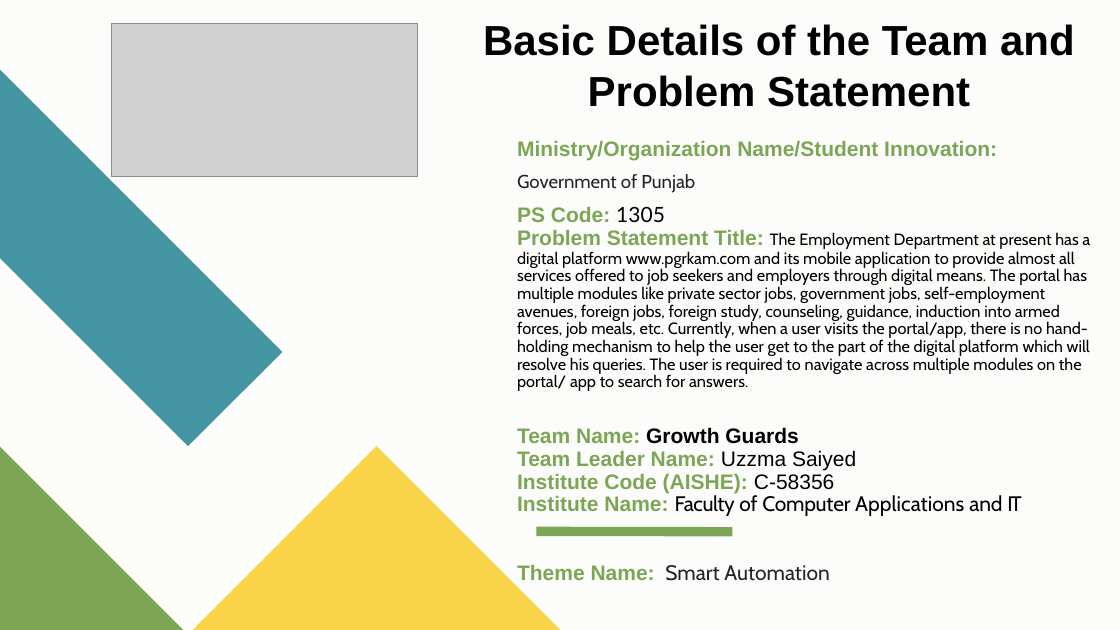
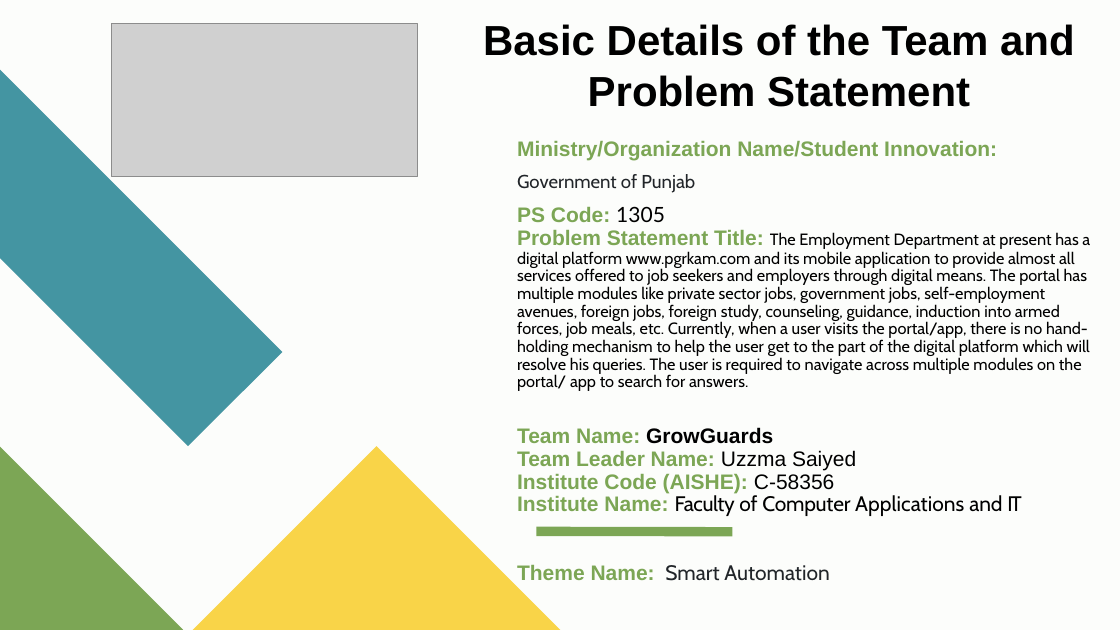
Before and after one commit to smit-joshi814/Hackathon, a slide deck: slide 1 of PPTs/SIH1305 ChatBot.pptx. Drawn at 1120x630 pixels with LibreOffice and Linux fonts; fonts in the diff are those of the drawing; grey boxes stand for pictures. Boxes give left, top, right and bottom in pixels: in the first picture for what was removed or moved away, otherwise in the second. Text is boxed around its words. In the diff, an @@ line names an element or a change of style, - is before the commit and + after.

```diff
--- a/PPTs/SIH1305 ChatBot.pptx
+++ b/PPTs/SIH1305 ChatBot.pptx
@@ text at <box>517,427,1021,516</box>: text changed @@
-Team Name: Growth Guards
-Team Leader Name: Uzzma Saiyed
-Institute Code (AISHE): C-58356
-Institute Name: Faculty of Computer Applications and IT
+Team Name: GrowGuards
+Team Leader Name: Uzzma Saiyed
+Institute Code (AISHE): C-58356
+Institute Name: Faculty of Computer Applications and IT
```
Also in this commit, not shown: 1 other slide changed, 27 other files.
